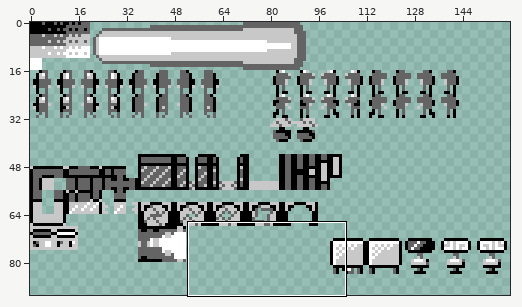
Two states of a pixel-art file, assets/SpriteSheet-1.ase. Above: a wide view before the commit, with the close-up outlined.
Close-up. Old version:
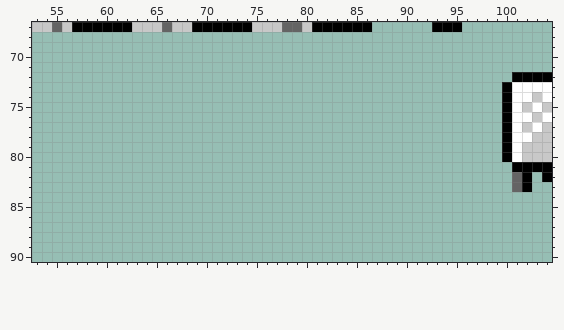
160x144 pixels, 1 frame. Shown: x 53..104, y 67..90. The wide view leaves out empty margins.
After the commit:
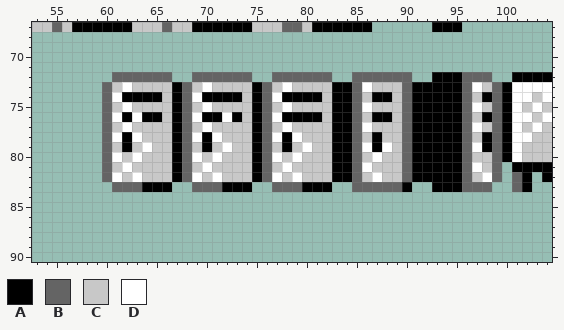
Palette (. is transparent): A #000000  B #646464  C #c8c8c8  D #ffffff
From old to new:
--- layer "Sprites"
@@ x 53..104 @@
 71 ....................................................
-72 ................................................AAAA
-73 ...............................................ADDDD
-74 ...............................................ADDCD
-75 ...............................................ADCDC
-76 ...............................................ADDCD
-77 ...............................................ADCDC
-78 ...............................................ADDCC
-79 ...............................................ADCCC
-80 ...............................................ADCCC
-81 ................................................AAAA
-82 ................................................BA.A
-83 ................................................BA..
+72 ........BBBBBB..BBBBBB..BBBBBB..BBBBBB..AAABBB..AAAA
+73 .......BCDCCCCABCDCCCCABCDCCCCAABDCCCBAAAAABDCBADDDD
+74 .......BDAAAACABDAAAACABDAAAACAABCAACBAAAAABCABADDCD
+75 .......BCDCCCCABCDCCCCABCDCCCCAABDCCCBAAAAABDCBADCDC
+76 .......BDADAACABDAADACABDAAAACAABCAACBAAAAABCABADDCD
+77 .......BCDCCCCABCDCCCCABCDCCCCAABDCCCBAAAAABDCBADCDC
+78 .......BDADCCCABDADCCCABDADCCCAABCACCBAAAAABCABADDCC
+79 .......BCACDCCABCACDCCABCACDCCAABDADCBAAAAABDABADCCC
+80 .......BDCDCCCABDCDCCCABDCDCCCAABCDCCBAAAAABCCBADCCC
+81 .......BCDCCCCABCDCCCCABCDCCCCAABDCCCBAAAAABDCB.AAAA
+82 .......BDCDCCCABDCDCCCABDCDCCCAABCDCCBAAAAABCDB.BA.A
+83 ........BBBAAA..BBBAAA..BBBAAA..BBBBBA..AAABBB..BA..
 84 ....................................................
